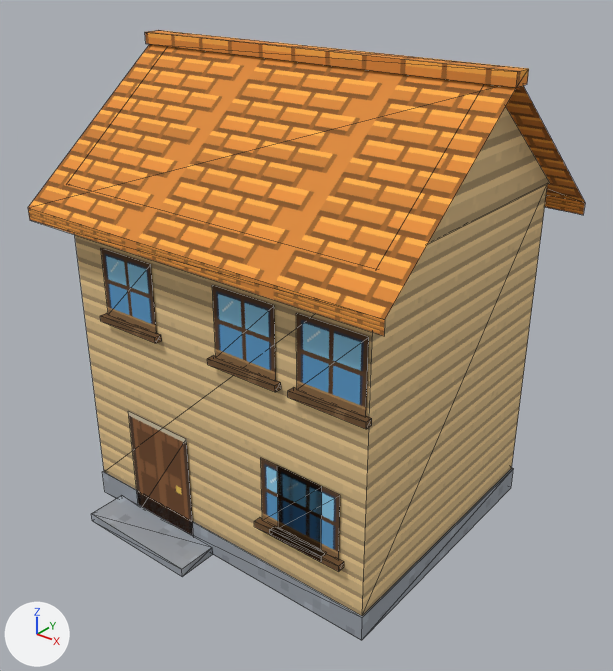
Two versions of the glTF model computer-office/public/world3d/assets/models/house_3.glb, one commit apart.
Camera for both pictures: a 50 mm lens placed at (6.39, -8.03, 7.49), pointed at (0.16, -0.25, 2.66). Lighting does not change. The marker at lower left points along +X, +Y and +Z. The picture after the commit comes second. Mesh edges are drawn as thin lines. Vertices at exactly the same position are counted once.

Names of what the first picture shows: 'house_3'.
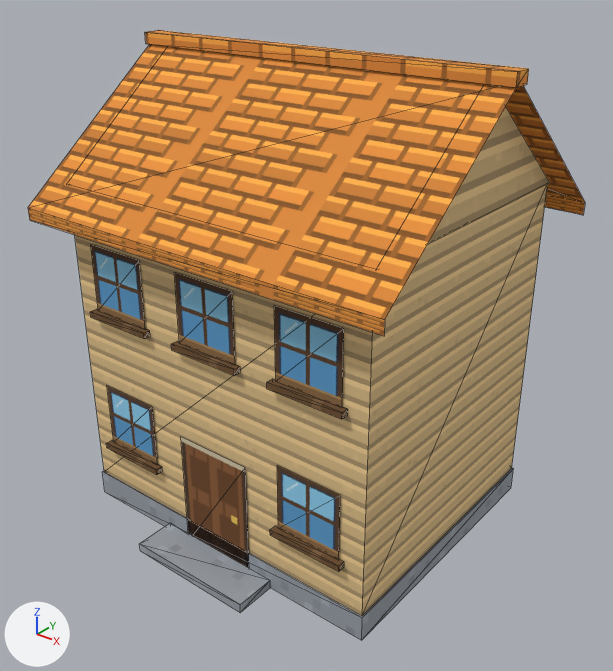
Edits to the bpy script that builds the scene:
```text
Change me_house_3:
    where me_house_3.from_pydata(...)  # 112 vertices, 112 faces; spans x -2.67..2.67, y -2.45..2.25, z 0.0..6.2
    used by ob_house_3; location = (0.0, 0.0, 0.0)
    me_house_3 part 1: the loose piece of 8 vertices spanning x -1.9..-0.1, y -2.45..-1.9, z 0.0..0.12 is moved by (1.0, 0.0, 0.0)
    me_house_3 part 2: the loose piece of 4 vertices spanning x -1.55..-0.45, y -1.9, z 0.0..1.65 is moved by (1.0, 0.0, 0.0)
    me_house_3 part 3: the loose piece of 4 vertices spanning x 0.8..1.7, y -1.9, z 1.0..1.9 is moved by (-2.75, 0.0, 0.0)
    me_house_3 part 4: the loose piece of 4 vertices spanning x -1.75..-0.85, y -1.9, z 3.0..3.9 is moved by (2.8, 0.0, -2.0)
    me_house_3 part 5: the loose piece of 4 vertices spanning x 0.15..1.05, y -1.9, z 3.0..3.9 is moved by (-2.1, 0.0, 0.0)
    me_house_3 part 6: the loose piece of 4 vertices spanning x 1.35..2.25, y -1.9, z 3.0..3.9 is moved by (-1.8, 0.0, 0.0)
    me_house_3 part 7: the loose piece of 4 vertices spanning x 1.05..1.95, y -1.9, z 1.0..1.9 is moved by (0.0, 0.0, 2.0)
    me_house_3 part 8: the loose piece of 8 vertices spanning x 0.74..1.76, y -1.98..-1.88, z 0.92..1.0 is moved by (-2.75, 0.0, 0.0)
    me_house_3 part 9: the loose piece of 8 vertices spanning x -1.81..-0.79, y -1.98..-1.88, z 2.92..3.0 is moved by (2.8, 0.0, -2.0)
    me_house_3 part 10: the loose piece of 8 vertices spanning x 0.09..1.11, y -1.98..-1.88, z 2.92..3.0 is moved by (-2.1, 0.0, 0.0)
    me_house_3 part 11: the loose piece of 8 vertices spanning x 1.29..2.31, y -1.98..-1.88, z 2.92..3.0 is moved by (-1.8, 0.0, 0.0)
    me_house_3 part 12: the loose piece of 8 vertices spanning x 0.99..2.01, y -1.98..-1.88, z 0.92..1.0 is moved by (0.0, 0.0, 2.0)
```

Boxes [x1, y1, x2, y2] around the edits, measured in the pictures (613 x 671 px; the box of a moved part takes in the faces that stretch with it):
part 1 of me_house_3, moved or reshaped: before [91, 496, 213, 577]; after [140, 523, 270, 613]
part 2 of me_house_3, moved or reshaped: before [128, 411, 193, 535]; after [181, 437, 249, 568]
part 3 of me_house_3, moved or reshaped: before [261, 458, 322, 550]; after [107, 386, 158, 465]
part 4 of me_house_3, moved or reshaped: before [101, 248, 156, 334]; after [277, 466, 340, 560]
part 5 of me_house_3, moved or reshaped: before [212, 285, 276, 381]; after [91, 245, 145, 329]
part 6 of me_house_3, moved or reshaped: before [296, 313, 369, 417]; after [174, 272, 235, 365]
part 7 of me_house_3, moved or reshaped: before [277, 466, 340, 560]; after [274, 306, 344, 408]
part 8 of me_house_3, moved or reshaped: before [254, 518, 274, 535]; after [106, 440, 162, 475]
part 9 of me_house_3, moved or reshaped: before [100, 313, 162, 343]; after [270, 526, 344, 572]
part 10 of me_house_3, moved or reshaped: before [207, 355, 281, 392]; after [90, 309, 150, 339]
part 11 of me_house_3, moved or reshaped: before [288, 387, 372, 429]; after [171, 341, 240, 376]
part 12 of me_house_3, moved or reshaped: before [270, 527, 344, 572]; after [267, 379, 348, 419]
